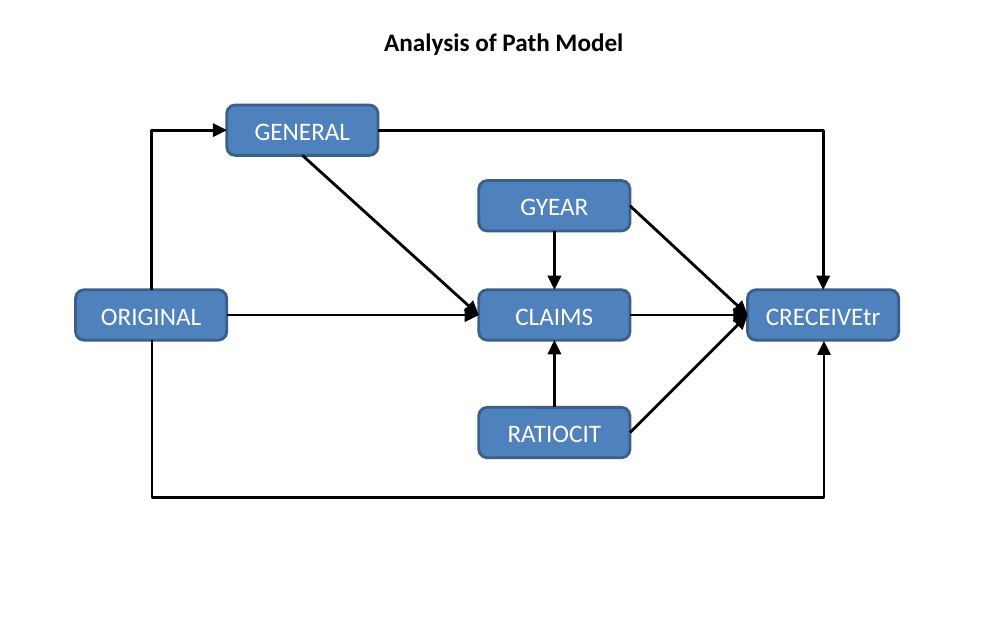
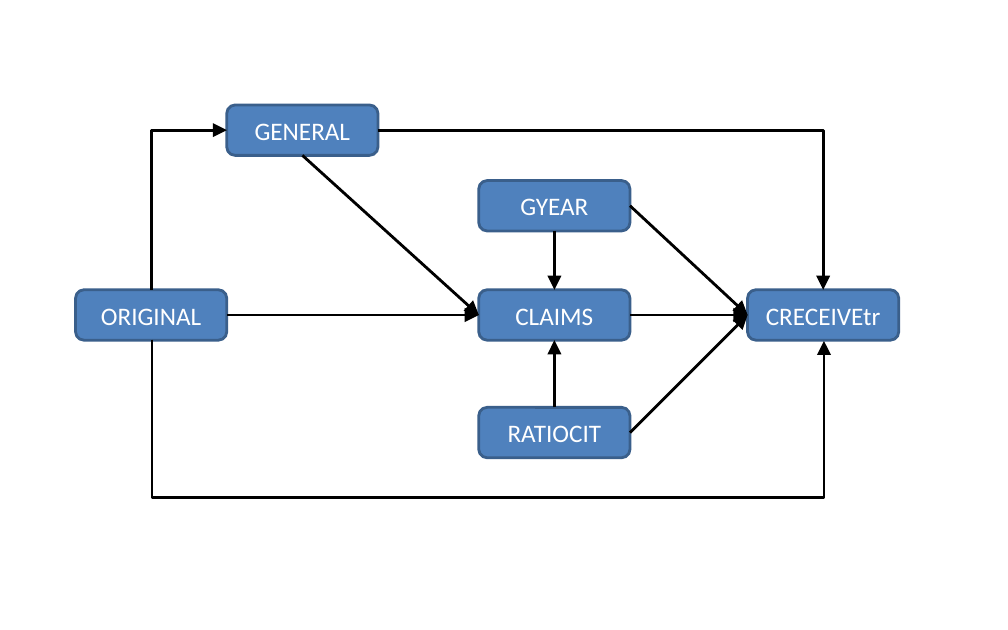
Before and after one commit to SLU-Courses-Townes/SOC6100, a slide deck: slide 1 of Assignments/Assignment03/Docs/Townes_SOC6100_Assignment03_PathModel_Diagram_v00.pptx. Drawn at 1008x630 pixels with LibreOffice and Linux fonts; fonts in the diff are those of the drawing. Boxes give left, top, right and bottom in pixels: in the first picture for what was removed or moved away, otherwise in the second. Text is boxed around its words. In the diff, an @@ line names an element or a change of style, - is before the commit and + after.

Commit message:
Assignment 03 analysis

```diff
--- a/Assignments/Assignment03/Docs/Townes_SOC6100_Assignment03_PathModel_Diagram_v00.pptx
+++ b/Assignments/Assignment03/Docs/Townes_SOC6100_Assignment03_PathModel_Diagram_v00.pptx
@@ text removed at <box>384,33,623,55</box> @@
-Analysis of Path Model
```
Also in this commit, not shown: 1 other slide changed, 2 slides added, 1 other file.
